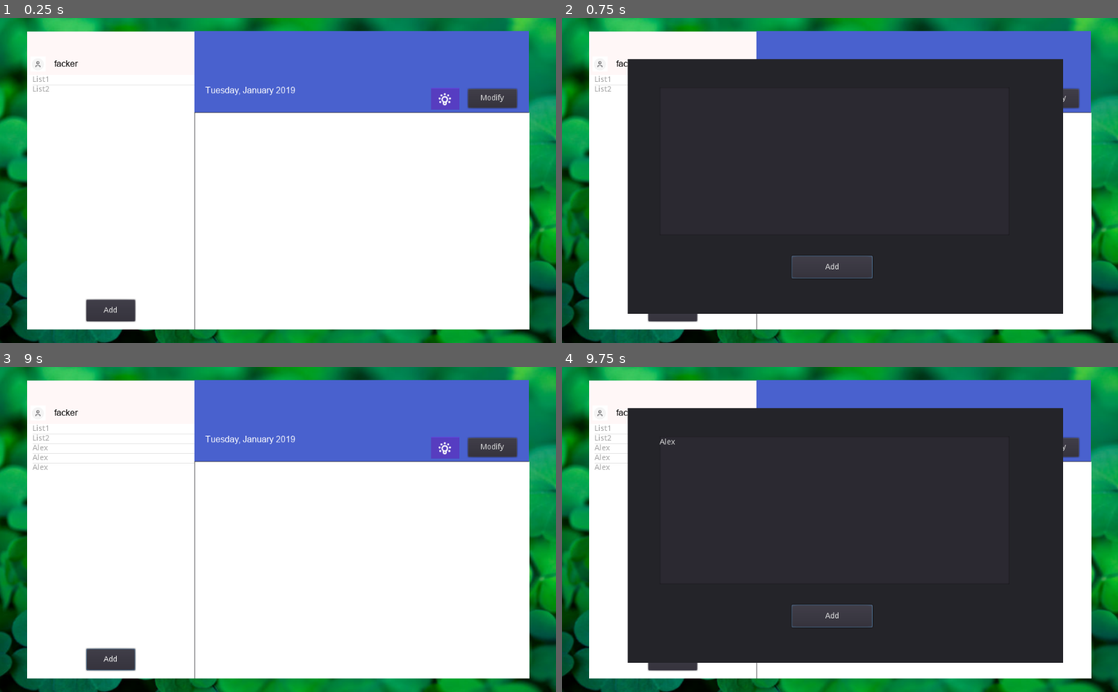
Above: before the commit, frames 1-4 (two rows, left to right).
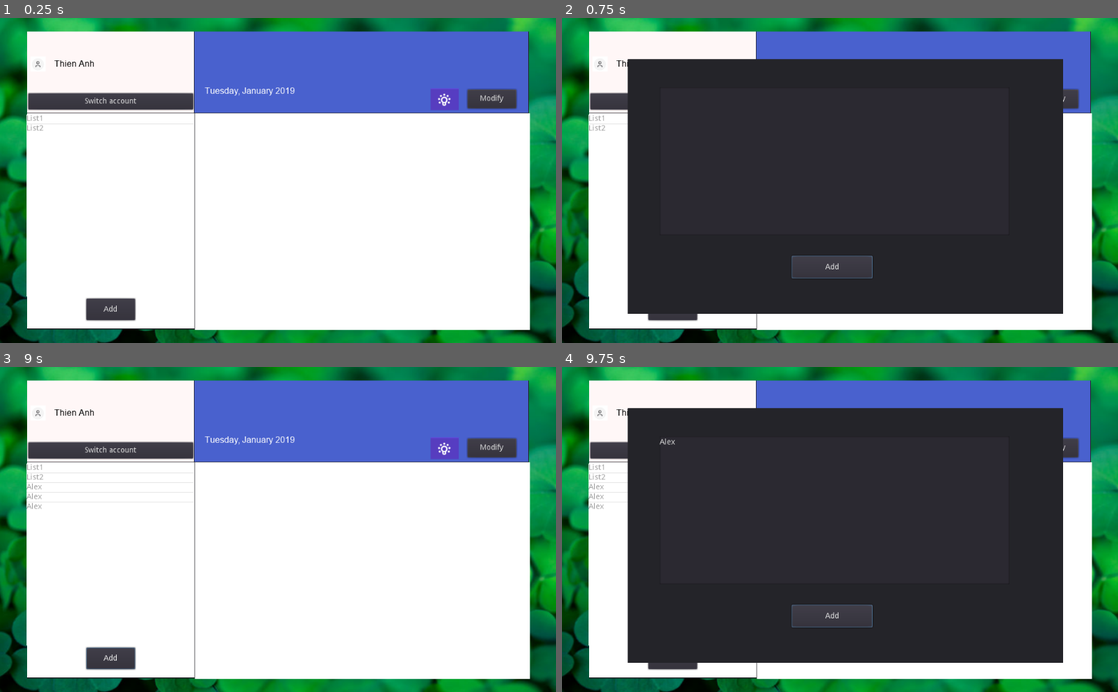
Above: after the commit, the same moments.

Repository: ohmygod481999/to-do-app-gotdot
Game: Godot game, scene res://Control.tscn
Two runs of this game, one before a commit and one after it. Both use one fixed random seed, a clock stepped at 60 frames per second and the inputs below.
Inputs (mouse positions are in pixels of both pictures, inside the frame that each line leads up to):
- Up to frame 1 (0.25 s): no input
- Up to frame 2 (0.75 s): click "Add" at 0.5 s
- Up to frame 3 (9 s): click (272, 510) at 1.27 s; type "Alex" at 1.35 s; click "Modify" at 2 s; click "Modify" at 2.75 s; click "Add" at 3.5 s; click "Modify" at 4.25 s; click "Add" at 5 s; tap Enter at 5.75, 7.25, 8.75 s; tap Space at 6.5, 8 s
- Up to frame 4 (9.75 s): tap Space at 9.5 s

The runs differ from the first frame. In frame 1, 3.9% of the frame differs, in the area x 4-96%, y 3-97%; in frame 2, 1.6%; in frame 3, 4.1%; in frame 4, 1.7%.
Error in both runs: Invalid get index '14' (on base: 'Dictionary'). (res://DateTime.gd:20)

Commit message:
switch account

Diff:
--- a/Control.gd
+++ b/Control.gd
@@ -4,6 +4,9 @@
 # var b = "text"
 export(NodePath) var button
 export (PackedScene) var ListItem
+
+var username = "concac"
+var password = "concac"
 
 var data = [
 	{
@@ -31,11 +34,10 @@
 	"done2"
 ]
 
-func get_data(username, password):
-	$Panel/LeftPanel/Head/user/username.init(username)
+func get_data(name, secret):
 	var query = JSON.print({
-		"name": username,
-		"secret": password
+		"name": name,
+		"secret": secret
 	})
     # Add 'Content-Type' header:
 	var url = "https://to-do-app-godot.herokuapp.com/to-do-lists/"
@@ -45,11 +47,17 @@
 
 func _on_HTTPRequest_request_completed( result, response_code, headers, body ):
 	var json = JSON.parse(body.get_string_from_utf8())
+	print(json.result)
 	if json.result["data"]:
+		username = json.result["data"]["name"]
+		password = json.result["data"]["secret"]
+		$Panel/LeftPanel/Head/user/username.init(username)
 		var got_data = json.result["data"]["data"]
 		#print(got_data)
 		data = got_data
 		init_collections()
+	else:
+		$"Wrong_account_popup()".popup()
 
 func add_action(idx, action):
 
@@ -103,3 +111,14 @@
 	var listId = $Panel/LeftPanel/Body/ListCollection.selected
 	if (listId != -1):
 		$List_modifier_popup.popup()
+
+
+func _on_Login_Button_pressed():
+	var user = $Login_popup/Login/usernameet.text
+	var passw= $Login_popup/Login/passwordet.text
+	get_data(user, passw)
+	$Login_popup.hide()
+
+
+func _on_Switch_Button_pressed():
+	$Login_popup.show()
--- a/Control.tscn
+++ b/Control.tscn
@@ -10,6 +10,7 @@
 [ext_resource path="res://username.gd" type="Script" id=8]
 [ext_resource path="res://ListCollection.gd" type="Script" id=9]
 [ext_resource path="res://List_modifier.tscn" type="PackedScene" id=10]
+[ext_resource path="res://Login.tscn" type="PackedScene" id=11]
 
 [sub_resource type="StyleBoxFlat" id=1]
 bg_color = Color( 0.290196, 0.384314, 0.811765, 1 )
@@ -71,9 +72,10 @@
 margin_bottom = 550.0
 
 [node name="Header" type="Panel" parent="Panel/RightPanel"]
-margin_top = -0.949997
-margin_right = 616.0
-margin_bottom = 149.05
+margin_left = -1.22778
+margin_top = 0.27774
+margin_right = 614.772
+margin_bottom = 150.278
 custom_styles/panel = SubResource( 1 )
 
 [node name="Status" type="Panel" parent="Panel/RightPanel/Header"]
@@ -83,8 +85,8 @@
 custom_styles/panel = SubResource( 2 )
 
 [node name="Tittle" type="Label" parent="Panel/RightPanel/Header/Status"]
-margin_left = 20.0
-margin_right = 308.0
+margin_left = 21.2278
+margin_right = 309.228
 margin_bottom = 50.0
 custom_fonts/font = SubResource( 3 )
 text = "TO DO LIST"
@@ -107,6 +109,7 @@
 script = ExtResource( 5 )
 
 [node name="Tool" type="Panel" parent="Panel/RightPanel/Header"]
+editor/display_folded = true
 margin_left = 308.0
 margin_top = 100.0
 margin_right = 616.0
@@ -131,9 +134,10 @@
 margin_bottom = 550.0
 
 [node name="ListAction" type="ItemList" parent="Panel/RightPanel/List"]
-margin_left = 1.10803
-margin_right = 617.108
-margin_bottom = 400.0
+margin_left = 1.0
+margin_top = 1.0
+margin_right = 618.0
+margin_bottom = 401.0
 custom_styles/bg = SubResource( 6 )
 custom_colors/guide_color = Color( 0, 0, 0, 1 )
 
@@ -142,8 +146,8 @@
 margin_bottom = 550.0
 
 [node name="Head" type="Panel" parent="Panel/LeftPanel"]
-margin_right = 308.0
-margin_bottom = 80.0
+margin_right = 307.0
+margin_bottom = 150.0
 custom_styles/panel = SubResource( 7 )
 
 [node name="Label" type="Label" parent="Panel/LeftPanel/Head"]
@@ -157,7 +161,7 @@
 
 [node name="user" type="Panel" parent="Panel/LeftPanel/Head"]
 margin_top = 40.0
-margin_right = 308.0
+margin_right = 307.0
 margin_bottom = 80.0
 custom_styles/panel = SubResource( 9 )
 
@@ -176,10 +180,17 @@
 valign = 1
 script = ExtResource( 8 )
 
+[node name="Switch_button" type="Button" parent="Panel/LeftPanel/Head/user"]
+margin_left = 2.0
+margin_top = 74.0
+margin_right = 306.0
+margin_bottom = 104.0
+text = "Switch account"
+
 [node name="Body" type="Panel" parent="Panel/LeftPanel"]
-margin_top = 80.0
-margin_right = 308.0
-margin_bottom = 550.0
+margin_top = 151.0
+margin_right = 308.0
+margin_bottom = 548.0
 custom_styles/panel = SubResource( 11 )
 
 [node name="Button" type="Button" parent="Panel/LeftPanel/Body"]
@@ -198,10 +209,10 @@
 anchor_top = 0.5
 anchor_right = 0.5
 anchor_bottom = 0.5
-margin_left = -144.0
-margin_top = -233.892
-margin_right = 154.0
-margin_bottom = 166.108
+margin_left = -154.5
+margin_top = -196.5
+margin_right = 152.5
+margin_bottom = 139.5
 custom_styles/bg = SubResource( 12 )
 items = [ "Hoc bai", null, false, "Choi game", null, false ]
 script = ExtResource( 9 )
@@ -242,7 +253,38 @@
 margin_bottom = 197.783
 
 [node name="HTTPRequest" type="HTTPRequest" parent="."]
+
+[node name="Login_popup" type="Popup" parent="."]
+margin_right = 40.0
+margin_bottom = 40.0
+
+[node name="Login" parent="Login_popup" instance=ExtResource( 11 )]
+margin_left = 188.938
+margin_top = 216.082
+margin_right = 822.938
+margin_bottom = 365.082
+
+[node name="Wrong_account_popup()" type="Popup" parent="."]
+margin_left = 328.0
+margin_top = 201.0
+margin_right = 639.0
+margin_bottom = 301.0
+
+[node name="Panel" type="Panel" parent="Wrong_account_popup()"]
+margin_left = 1.22766
+margin_top = 2.45557
+margin_right = 312.228
+margin_bottom = 101.456
+
+[node name="Label" type="Label" parent="Wrong_account_popup()/Panel"]
+margin_left = 1.0
+margin_right = 310.0
+margin_bottom = 98.0
+text = "Wrong username or password"
+align = 1
+valign = 1
 [connection signal="pressed" from="Panel/RightPanel/Header/Tool/Modify_button" to="." method="_on_Modify_button_pressed"]
+[connection signal="pressed" from="Panel/LeftPanel/Head/user/Switch_button" to="." method="_on_Switch_Button_pressed"]
 [connection signal="pressed" from="Panel/LeftPanel/Body/Button" to="." method="_on_Button_pressed"]
 [connection signal="item_selected" from="Panel/LeftPanel/Body/ListCollection" to="Panel/LeftPanel/Body/ListCollection" method="_on_ListCollection_item_selected"]
 [connection signal="pressed" from="Popup/Panel/Button" to="." method="_on_Button_2_pressed"]
--- /dev/null
+++ b/Login.gd
@@ -0,0 +1,20 @@
+extends Panel
+
+# Declare member variables here. Examples:
+# var a = 2
+# var b = "text"
+
+# Called when the node enters the scene tree for the first time.
+func _ready():
+	pass # Replace with function body.
+
+# Called every frame. 'delta' is the elapsed time since the previous frame.
+#func _process(delta):
+#	pass
+
+
+
+
+func _on_Login_Button_pressed():
+	if (self.owner != null) :
+		self.owner._on_Login_Button_pressed()
--- /dev/null
+++ b/Login.tscn
@@ -0,0 +1,49 @@
+[gd_scene load_steps=2 format=2]
+
+[ext_resource path="res://Login.gd" type="Script" id=1]
+
+[node name="Login" type="Panel"]
+margin_left = 2.32135
+margin_right = 636.321
+margin_bottom = 149.0
+rect_pivot_offset = Vector2( 340, 220 )
+script = ExtResource( 1 )
+
+[node name="Button" type="Button" parent="."]
+margin_left = 2.0
+margin_top = 105.0
+margin_right = 632.0
+margin_bottom = 148.0
+text = "OK"
+
+[node name="usernamelb" type="Label" parent="."]
+margin_left = 5.0
+margin_top = 2.0
+margin_right = 216.0
+margin_bottom = 53.0
+text = "Username:"
+valign = 1
+uppercase = true
+
+[node name="passwordlb" type="Label" parent="."]
+margin_left = 5.0
+margin_top = 59.0
+margin_right = 215.0
+margin_bottom = 104.0
+text = "Password:"
+valign = 1
+uppercase = true
+
+[node name="usernameet" type="LineEdit" parent="."]
+margin_left = 230.0
+margin_top = 3.0
+margin_right = 631.0
+margin_bottom = 52.0
+
+[node name="passwordet" type="LineEdit" parent="."]
+margin_left = 230.226
+margin_top = 52.0
+margin_right = 631.226
+margin_bottom = 103.0
+secret = true
+[connection signal="pressed" from="Button" to="." method="_on_Login_Button_pressed"]
Not shown: 1 places in Control.tscn that only renumber resources
